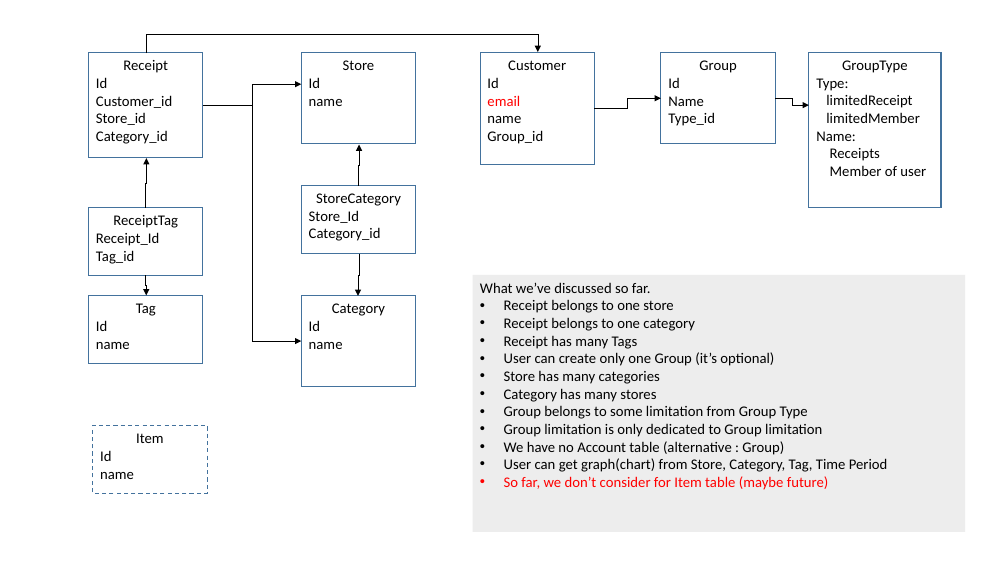
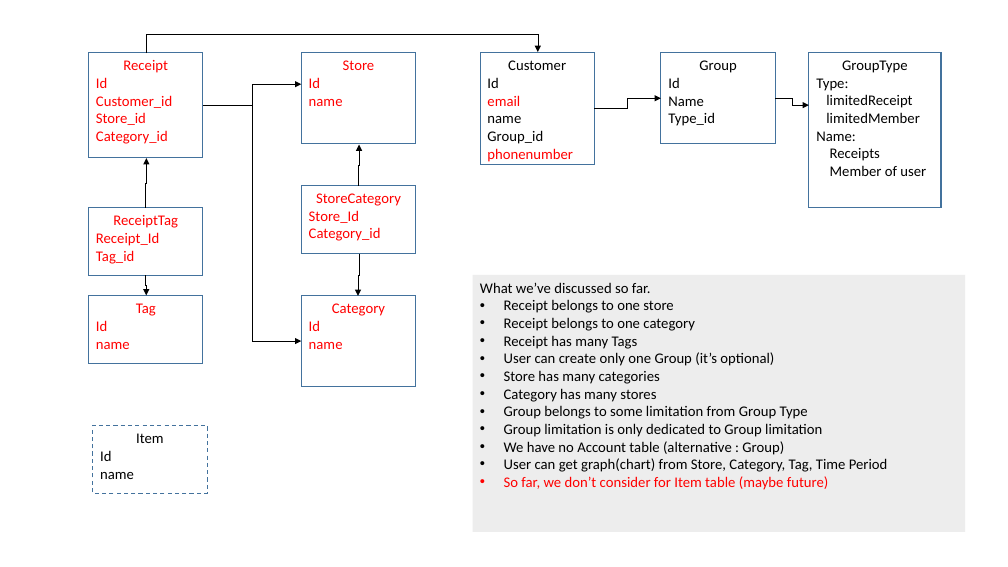
Before and after one commit to HassanNahhal/capstone, a slide deck: slide 1 of doc/raw/ClassDiagram.pptx. Drawn at 1008x567 pixels with LibreOffice and Linux fonts; fonts in the diff are those of the drawing. Boxes give left, top, right and bottom in pixels: in the first picture for what was removed or moved away, otherwise in the second. Text is boxed around its words. In the diff, an @@ line names an element or a change of style, - is before the commit and + after.

```diff
--- a/doc/raw/ClassDiagram.pptx
+++ b/doc/raw/ClassDiagram.pptx
@@ text in rectangle at <box>487,148,573,162</box>: paragraph added @@
+phonenumber
@@ text colour #000000 to #FF0000 in 6 elements at <box>88,53,203,158</box>, <box>302,53,416,144</box>, <box>302,296,416,387</box>, <box>302,185,416,253</box>, <box>88,296,203,364</box>, <box>88,207,203,275</box> @@
```
Also in this commit, not shown: 2 other files.
